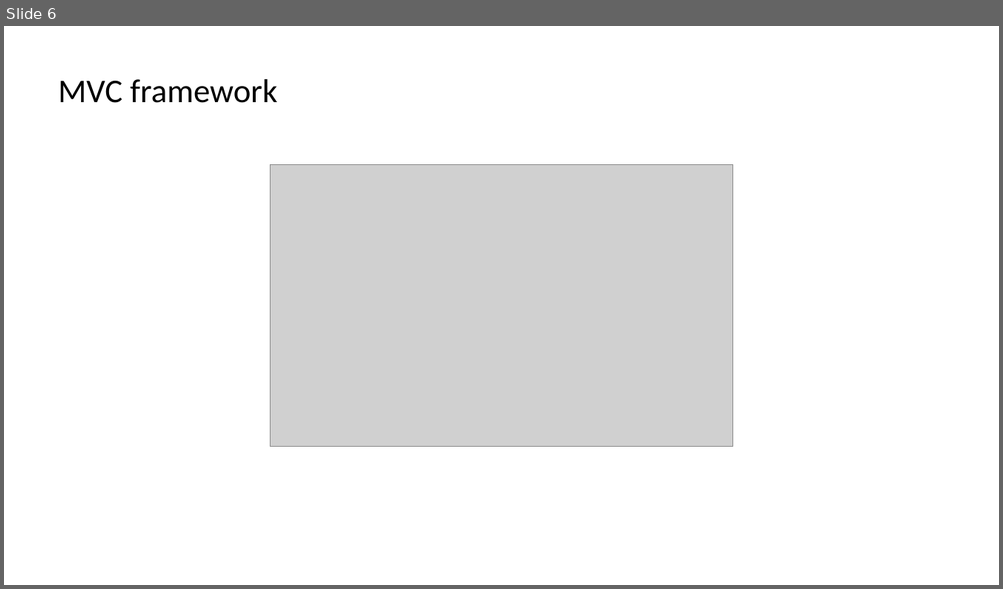
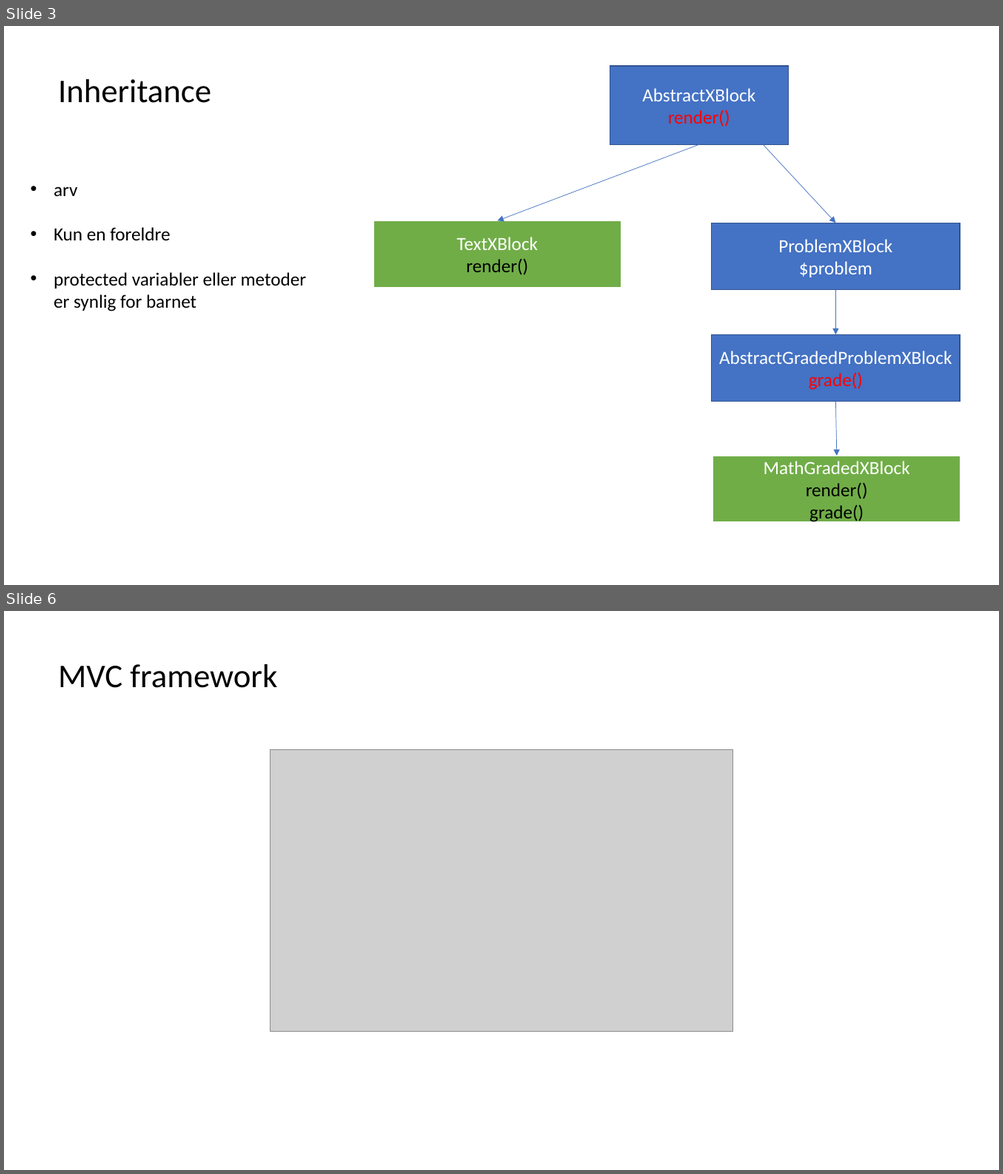
Before and after one commit to himoldeonline/mvc, a slide deck: docs/concepts.pptx. Shown one above the other, each under a label of ours: slide 6 before the commit, slides 3 and 6 after it; the slides between them are not shown. The pictures are 1003x589 and 1003x1174 pixels, drawn with LibreOffice and Linux fonts; fonts in the diff are those of the drawing; grey boxes stand for pictures. Boxes give left, top, right and bottom in pixels: in the first picture for what was removed or moved away, otherwise in the second. Text is boxed around its words. In the diff, an @@ line names an element or a change of style, - is before the commit and + after.

```diff
--- a/docs/concepts.pptx
+++ b/docs/concepts.pptx
@@ slide 3 added at (x1=4, y1=26, x2=999, y2=585), background #FFFFFF @@
@@ rectangle added at (x1=610, y1=65, x2=788, y2=144), fill #4472C4, outline #325491 1 pt, 18 pt, text #FFFFFF @@
+AbstractXBlock
+render()
@@ text added at (x1=58, y1=79, x2=211, y2=103), 32 pt, text #000000 @@
+Inheritance
@@ arrow added from (699, 76) to (836, 223), #4472C4 0.5 pt @@
@@ arrow added from (699, 144) to (497, 221), #4472C4 0.5 pt @@
@@ text added at (x1=54, y1=187, x2=307, y2=312), 18 pt, text #000000 @@
+• arv
+• Kun en foreldre
+• protected variabler eller metoder er synlig for barnet
@@ rectangle added at (x1=373, y1=221, x2=622, y2=288), fill #70AD47, outline #FFFFFF 1.5 pt, 18 pt, text #FFFFFF @@
+TextXBlock
+render()
@@ rectangle added at (x1=711, y1=223, x2=960, y2=290), fill #4472C4, outline #325491 1 pt, 18 pt, text #FFFFFF @@
+ProblemXBlock
+$problem
@@ arrow added from (836, 290) to (836, 335), #4472C4 0.5 pt @@
@@ rectangle added at (x1=711, y1=335, x2=960, y2=402), fill #4472C4, outline #325491 1 pt, 18 pt, text #FFFFFF @@
+AbstractGradedProblemXBlock
+grade()
@@ arrow added from (836, 402) to (836, 456), #4472C4 0.5 pt @@
@@ rectangle added at (x1=713, y1=456, x2=962, y2=523), fill #70AD47, outline #FFFFFF 1.5 pt, 18 pt, text #FFFFFF @@
+MathGradedXBlock
+render()
+grade()
```
Also in this commit, not shown: 3 other slides added, 4 slides removed, 2 other files.
